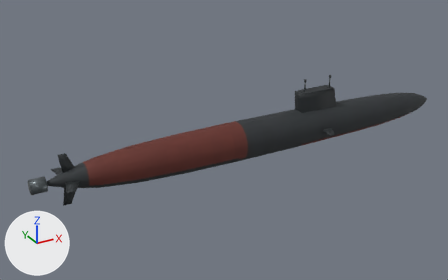
Renders of the FBX model SilentDepth_Assets/Submarines/SSN/France/Suffren/FBX/FR_SSN_Suffren_LOD0.fbx from each side of a commit.
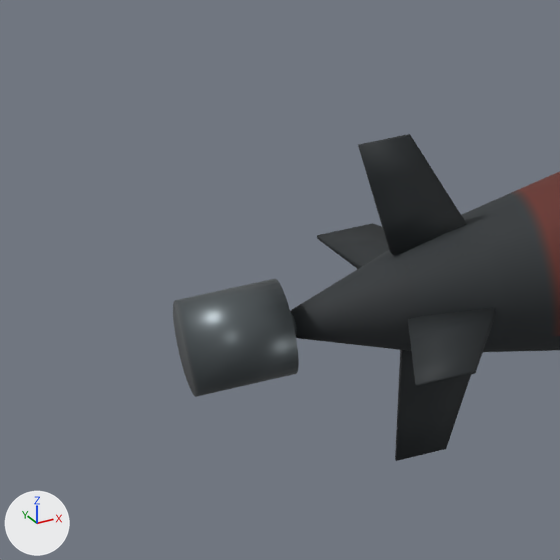
The first picture shows the older version from a 50 mm camera at (-71.0, -109.0, 55.5) aimed at (-9.7, 2.4, -0.3). The close-ups show the older and then the newer version on the part from 0% to 20% of the width and 47% to 79% of the height of that picture. Only the edits that show in the close-ups are written down. The axes (+X, +Y, +Z) are drawn at lower left. The lights are the same throughout. Objects named as collision shapes, trigger or cutter boxes, shadow casters or lower levels of detail are left out. Vertices at exactly the same position are counted once.

Names of what the first close-up shows: 'FR_SSN_Suffren_LOD0'.
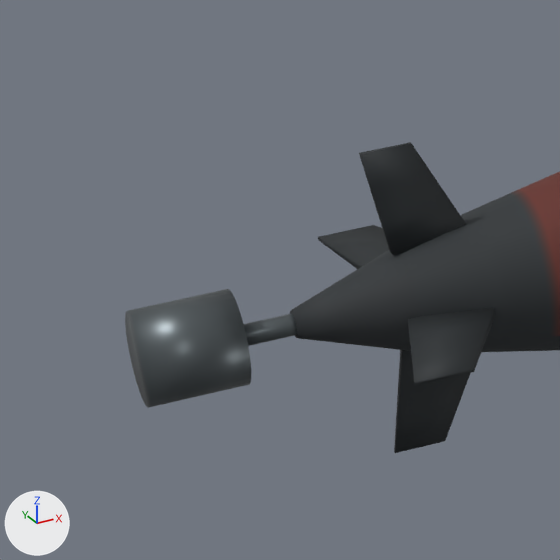
Pixel boxes [x1, y1, x2, y2] of what changed, in the close-ups (560 x 560 px; the box of a moved part takes in the faces that stretch with it):
```json
{"object": "FR_SSN_Suffren_LOD0", "change": "reshaped", "before": [173, 134, 560, 461], "after": [125, 142, 560, 453]}
{"part": 1, "of": "me_hull_001", "change": "moved or reshaped", "before": [358, 134, 467, 255], "after": [359, 142, 467, 255]}
{"part": 2, "of": "me_hull_001", "change": "moved or reshaped", "before": [395, 350, 471, 461], "after": [394, 350, 470, 453]}
{"part": 3, "of": "me_hull_001", "change": "moved or reshaped", "before": [173, 279, 299, 397], "after": [125, 289, 251, 408]}
```

Edits to the scene script, one JSON object a line:
```json
{"block": "me_hull_001", "where": "# used by ob_fr_ssn_suffren_lod0; location = (0.0, 0.0, 0.0)"}
{"op": "remove", "block": "me_hull_001", "code": "me_hull_001.from_pydata(...)  # 4832 vertices, 9564 faces; spans x -53.0..49.8, y -7.4..7.4, z -5.5..11.4"}
{"op": "add", "block": "me_hull_001", "code": "me_hull_001.from_pydata(...)  # 4832 vertices, 9564 faces; spans x -54.5..49.8, y -7.3..7.3, z -5.2..10.4"}
{"block": "me_hull_001", "change": "me_hull_001 part 1: the loose piece of 16 vertices spanning x -47.2..-44.0, y -0.2..0.2, z 1.7..5.5 is scaled about its middle by (1, 1, 0.926), then moved by (0.0, 0.0, -0.1)"}
{"block": "me_hull_001", "change": "me_hull_001 part 2: the loose piece of 16 vertices spanning x -47.2..-44.0, y -0.2..0.2, z -5.5..-1.7 is scaled about its middle by (1, 1, 0.926), then moved by (0.0, 0.0, 0.1)"}
{"block": "me_hull_001", "change": "me_hull_001 part 3: the loose piece of 64 vertices spanning x -53.0..-50.0, y -1.5..1.5, z -1.5..1.5 is moved by (-1.4, 0.0, 0.0)"}
{"block": "me_hull_001", "change": "other edits to the shape of me_hull_001 do not show in these pictures"}
```
